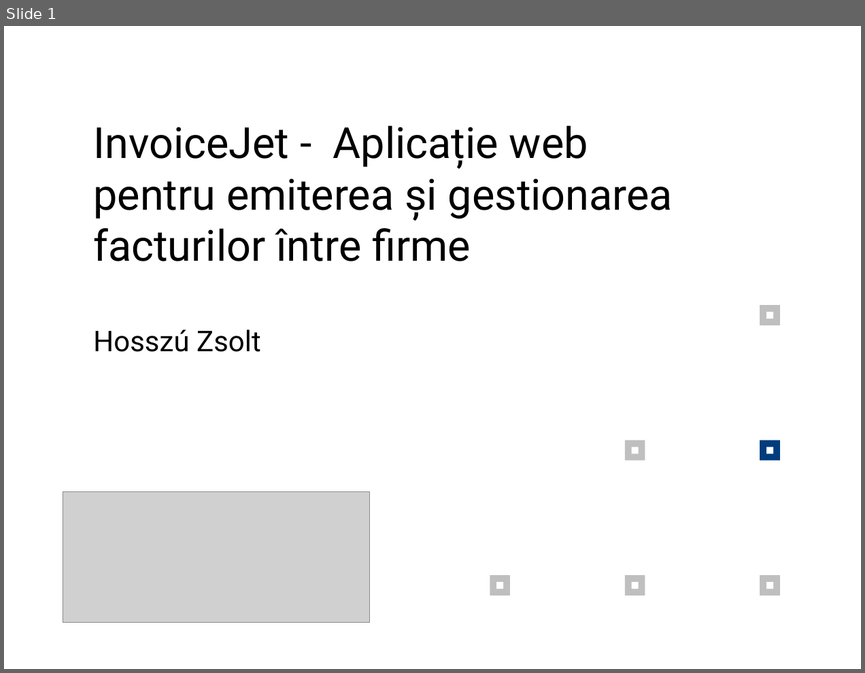
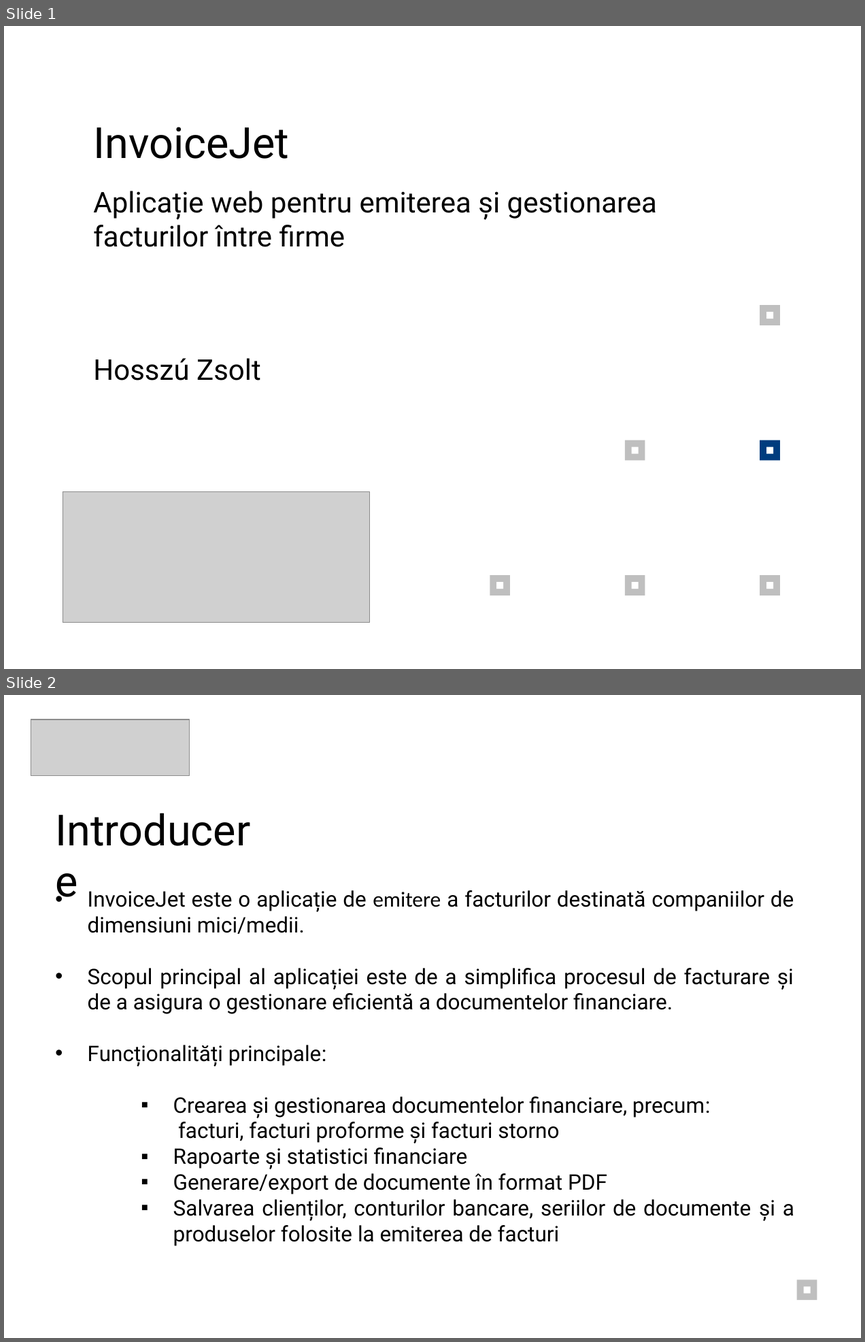
Before and after one commit to zsoltibv/InvoiceJet, a slide deck: Prezentare_Hosszu_Zsolt.pptx. Shown one above the other, each under a label of ours: slide 1 before the commit, slides 1 and 2 after it. The pictures are 865x673 and 865x1342 pixels, drawn with LibreOffice and Linux fonts; fonts in the diff are those of the drawing; grey boxes stand for pictures. Boxes give left, top, right and bottom in pixels: in the first picture for what was removed or moved away, otherwise in the second. Text is boxed around its words. In the diff, an @@ line names an element or a change of style, - is before the commit and + after.

```diff
--- a/Prezentare_Hosszu_Zsolt.pptx
+++ b/Prezentare_Hosszu_Zsolt.pptx
@@ slide 2 added at (4, 695, 861, 1338), background #FFFFFF @@
@@ picture added at (31, 720, 189, 777) @@
@@ text added at (47, 798, 271, 860), 36 pt, text #000000 @@
+Introducere
@@ text added at (88, 890, 794, 1246), 18 pt, text #000000 @@
+• InvoiceJet este o aplicație de emitere a facturilor destinată companiilor de dimensiuni mici/medii.
+• Scopul principal al aplicației este de a simplifica procesul de facturare și de a asigura o gestionare eficientă a documentelor financiare.
+• Funcționalități principale:
+    ▪ Crearea și gestionarea documentelor financiare, precum:
+    facturi, facturi proforme și facturi storno
+    ▪ Rapoarte și statistici financiare
+    ▪ Generare/export de documente în format PDF
+    ▪ Salvarea clienților, conturilor bancare, seriilor de documente și a produselor folosite la emiterea de facturi
@@ rectangle added at (797, 1279, 817, 1300), fill #BFBFBF @@
@@ rectangle added at (804, 1286, 810, 1293), fill #FFFFFF @@
@@ slide 1 changed as well @@
@@ text at (93, 127, 657, 247): text changed; size 36 to 24 pt @@
-InvoiceJet - Aplicație web pentru emiterea și gestionarea facturilor între firme
+InvoiceJet
+Aplicație web pentru emiterea și gestionarea facturilor între firme
@@ text "Hosszú Zsolt": place and size @@
-text "Hosszú Zsolt" at (93, 329, 261, 352)
+text "Hosszú Zsolt" at (93, 358, 261, 380)
```
Also in this commit, not shown: 10 other slides added, 3 slides removed.
